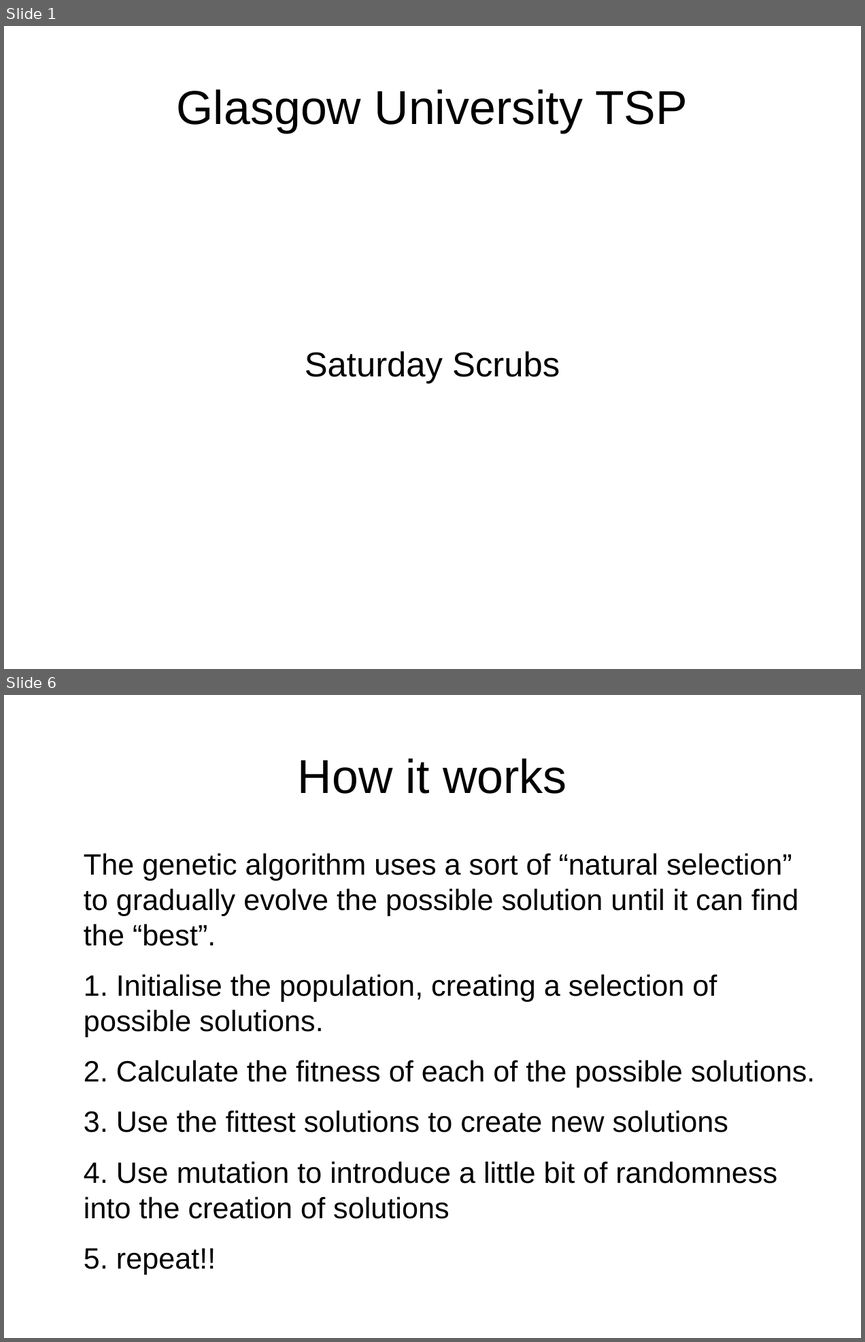
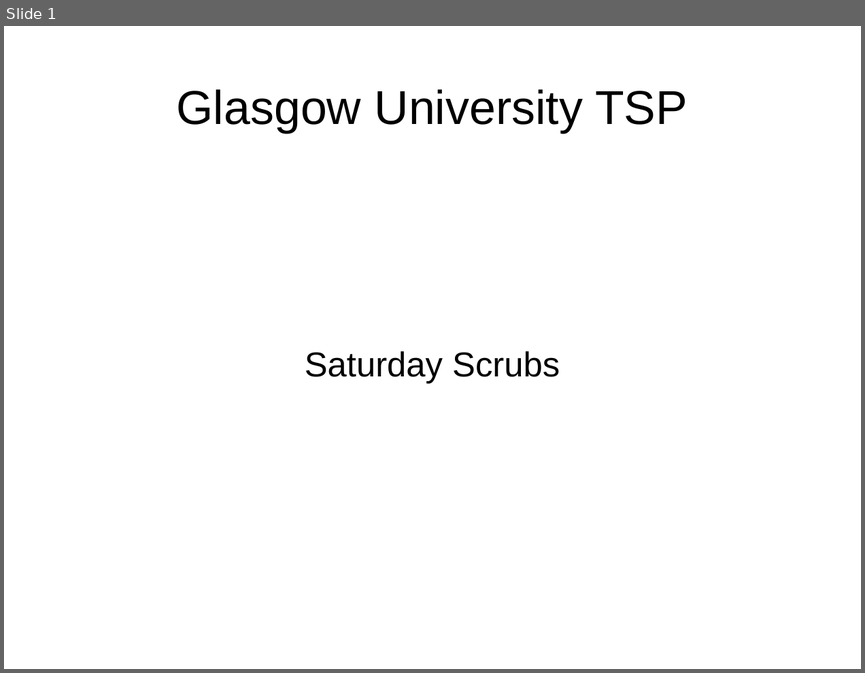
Before and after one commit to 2090140L/Glasgow-TSP-Challenge, a slide deck: presentation.odp. Shown one above the other, each under a label of ours: slides 1 and 6 before the commit, slide 1 after it; the slides between them are not shown. The pictures are 865x1342 and 865x673 pixels, drawn with LibreOffice and Linux fonts; fonts in the diff are those of the drawing. Boxes give left, top, right and bottom in pixels: in the first picture for what was removed or moved away, otherwise in the second. Text is boxed around its words. In the diff, an @@ line names an element or a change of style, - is before the commit and + after.

```diff
--- a/presentation.odp
+++ b/presentation.odp
@@ slide 6 removed at <box>4,695,861,1338</box>, background #FFFFFF @@
@@ title removed at <box>298,758,566,794</box> @@
-How it works
@@ text removed at <box>84,853,815,1219</box> @@
-The genetic algorithm uses a sort of “natural selection” to gradually evolve the possible solution until it can find the “best”.
-1. Initialise the population, creating a selection of possible solutions.
-2. Calculate the fitness of each of the possible solutions.
-3. Use the fittest solutions to create new solutions
-4. Use mutation to introduce a little bit of randomness into the creation of solutions
-5. repeat!!
```
Also in this commit, not shown: 2 slides changed, 4 slides added, 4 other slides removed, 2 other files.
